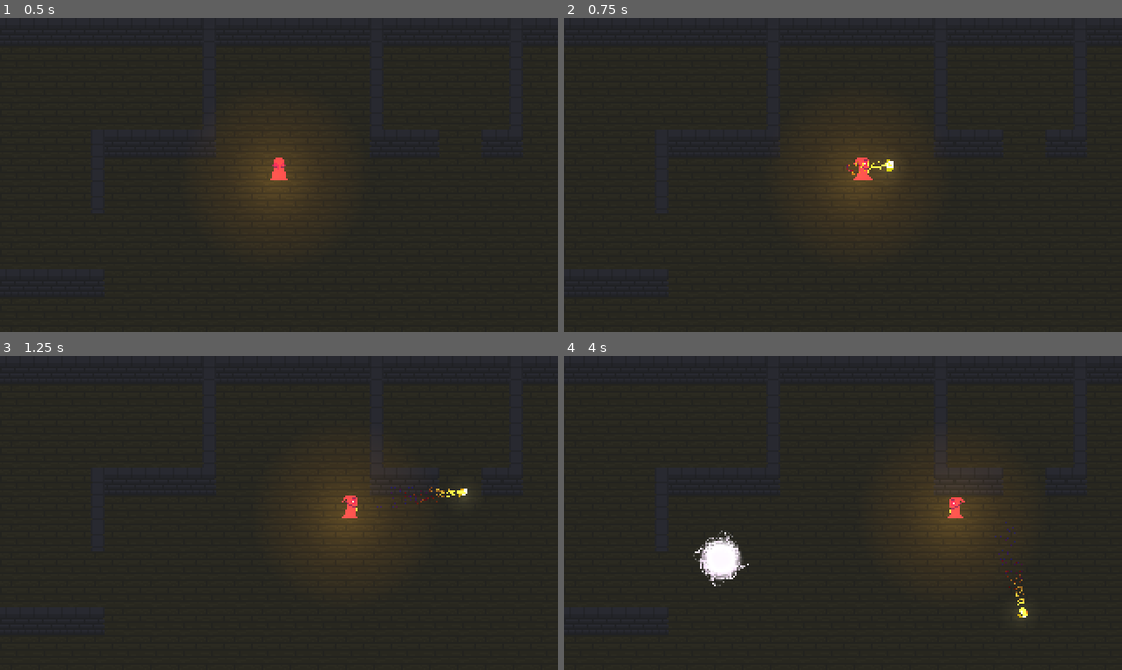
Above: before the commit, frames 1-4 (two rows, left to right).
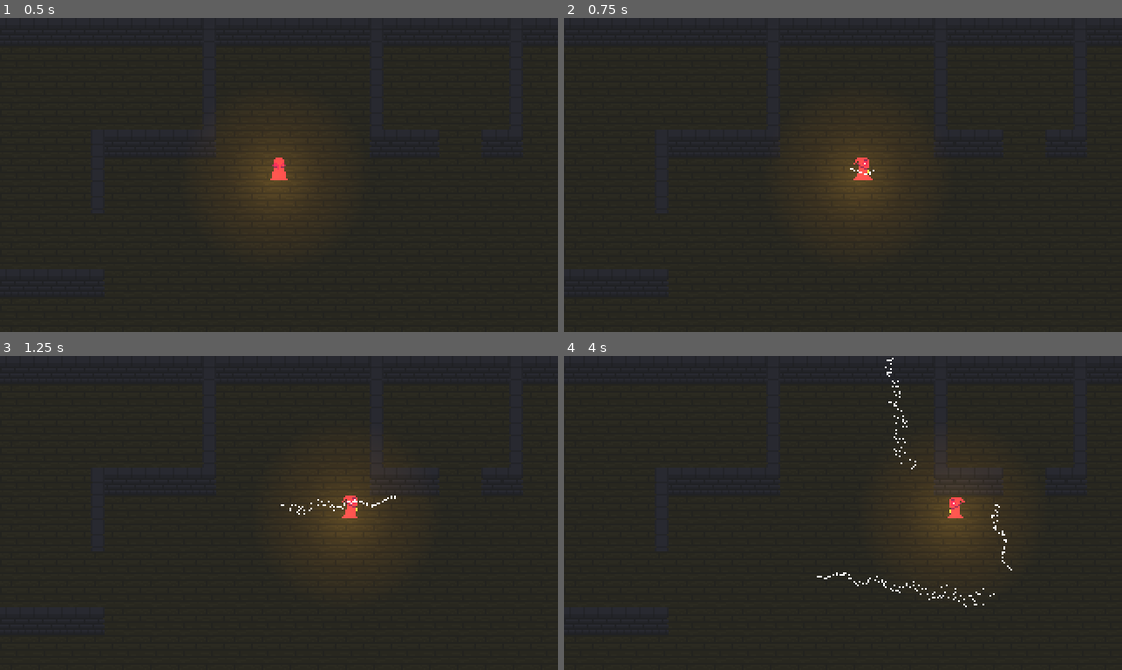
Above: after the commit, the same moments.

Repository: taborlin99/WizardStuff
Game: Godot game, scene res://scenes/main/main.tscn
Two runs of this game, one before a commit and one after it. Both use one fixed random seed, a clock stepped at 60 frames per second and the inputs below.
Inputs (mouse positions are in pixels of both pictures, inside the frame that each line leads up to):
- Up to frame 1 (0.5 s): no input
- Up to frame 2 (0.75 s): tap Enter at 0.5 s; move the mouse to (965, 159) at 0.52 s; hold D (move_right) from 0.53 s (still down); click (965, 159) at 0.6 s
- Up to frame 3 (1.25 s): keep holding D (move_right)
- Up to frame 4 (4 s): move the mouse to (731, 528) at 1.27 s; release D (move_right) at 1.28 s; hold S (move_down) 1.28-2.03 s; tap Space (roll) at 1.35, 2.85 s; move the mouse to (898, 443) at 2.02 s; hold D (move_right) 2.03-2.78 s; click (898, 443) at 2.1 s; move the mouse to (815, 575) at 2.77 s; hold W (move_up) 2.78-3.53 s; click (815, 575) at 2.92 s; move the mouse to (1010, 560) at 3.52 s; hold A (move_left) from 3.53 s (still down); click (1010, 560) at 3.6 s

Frame 1 is identical in both runs. In frame 2, 0.1% of the frame differs, in the area x 50-60%, y 45-50%; in frame 3, 0.3%; in frame 4, 1.4%, in the area x 23-84%, y 0-84%.

Commit message:
little sine wave spell

Diff:
--- a/project.godot
+++ b/project.godot
@@ -24,6 +24,7 @@
 window/size/viewport_width=320
 window/size/viewport_height=180
 window/size/mode=3
+window/size/initial_position_type=2
 window/size/window_width_override=1920
 window/size/window_height_override=1080
 window/stretch/mode="viewport"
--- a/scenes/player/player.gd
+++ b/scenes/player/player.gd
@@ -18,7 +18,7 @@
 	state_machine.process_frame(delta)
 
 func get_spell_array():
-	var spell_array = ["bolt","bomb","bolt"]
+	var spell_array = ["helix","helix","helix"]
 	print(spell_array)
 	return spell_array
 
--- /dev/null
+++ b/scenes/spells/helix/helix.tscn
@@ -0,0 +1,53 @@
+[gd_scene load_steps=3 format=3 uid="uid://dun3lsmcxl1au"]
+
+[sub_resource type="GDScript" id="GDScript_ex30u"]
+resource_name = "helix"
+script/source = "extends Projectile
+
+
+var time_elapsed: float = 0.0
+var base_position: Vector2
+
+func _ready():
+	base_position = position
+
+func _physics_process(delta):
+	track_lifetime(delta)
+	move_and_slide()
+	sin_movement(delta)
+
+func sin_movement(delta) -> void:
+	var frequency: float = 30
+	var amplitude: float = 1
+	var local_rotation = Vector2.RIGHT.rotated(rotation)
+	var perpendicular = local_rotation.rotated(PI / 2)
+	time_elapsed += delta
+
+	var sin_wave_displacement = amplitude * sin(frequency * time_elapsed)
+	position = position + (sin_wave_displacement * perpendicular)
+	velocity = velocity.move_toward(max_speed * local_rotation, acceleration * delta)
+
+"
+
+[sub_resource type="CircleShape2D" id="CircleShape2D_28off"]
+radius = 3.16228
+
+[node name="helix" type="CharacterBody2D"]
+collision_layer = 4
+collision_mask = 3
+script = SubResource("GDScript_ex30u")
+initial_speed = 100.0
+max_speed = 50.0
+acceleration = 1.0
+lifetime = 4.0
+
+[node name="CollisionShape2D" type="CollisionShape2D" parent="."]
+shape = SubResource("CircleShape2D_28off")
+
+[node name="CPUParticles2D" type="CPUParticles2D" parent="."]
+amount = 100
+direction = Vector2(0, 0)
+spread = 180.0
+gravity = Vector2(0, 0)
+initial_velocity_min = 3.0
+initial_velocity_max = 5.0
